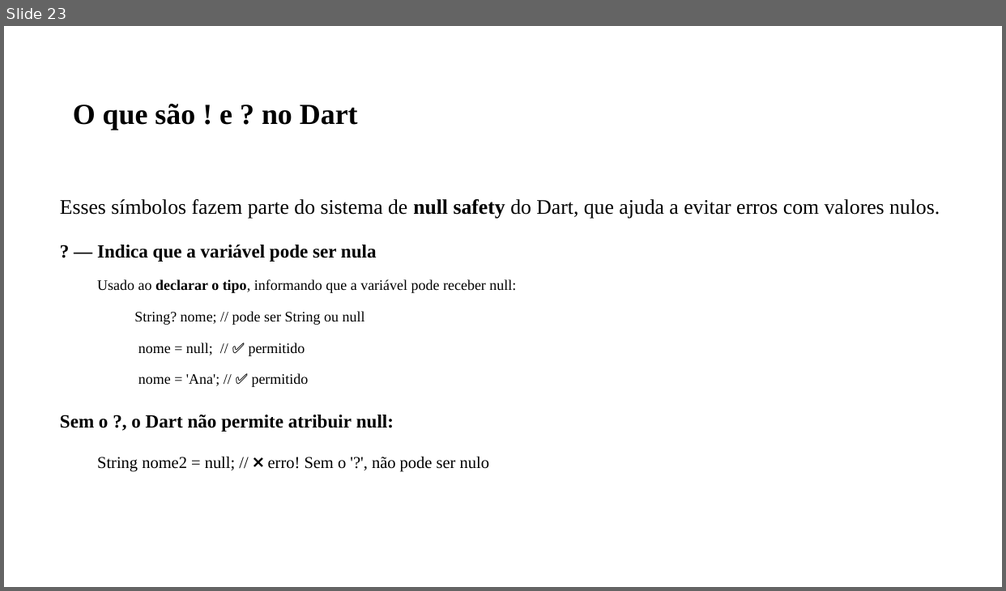
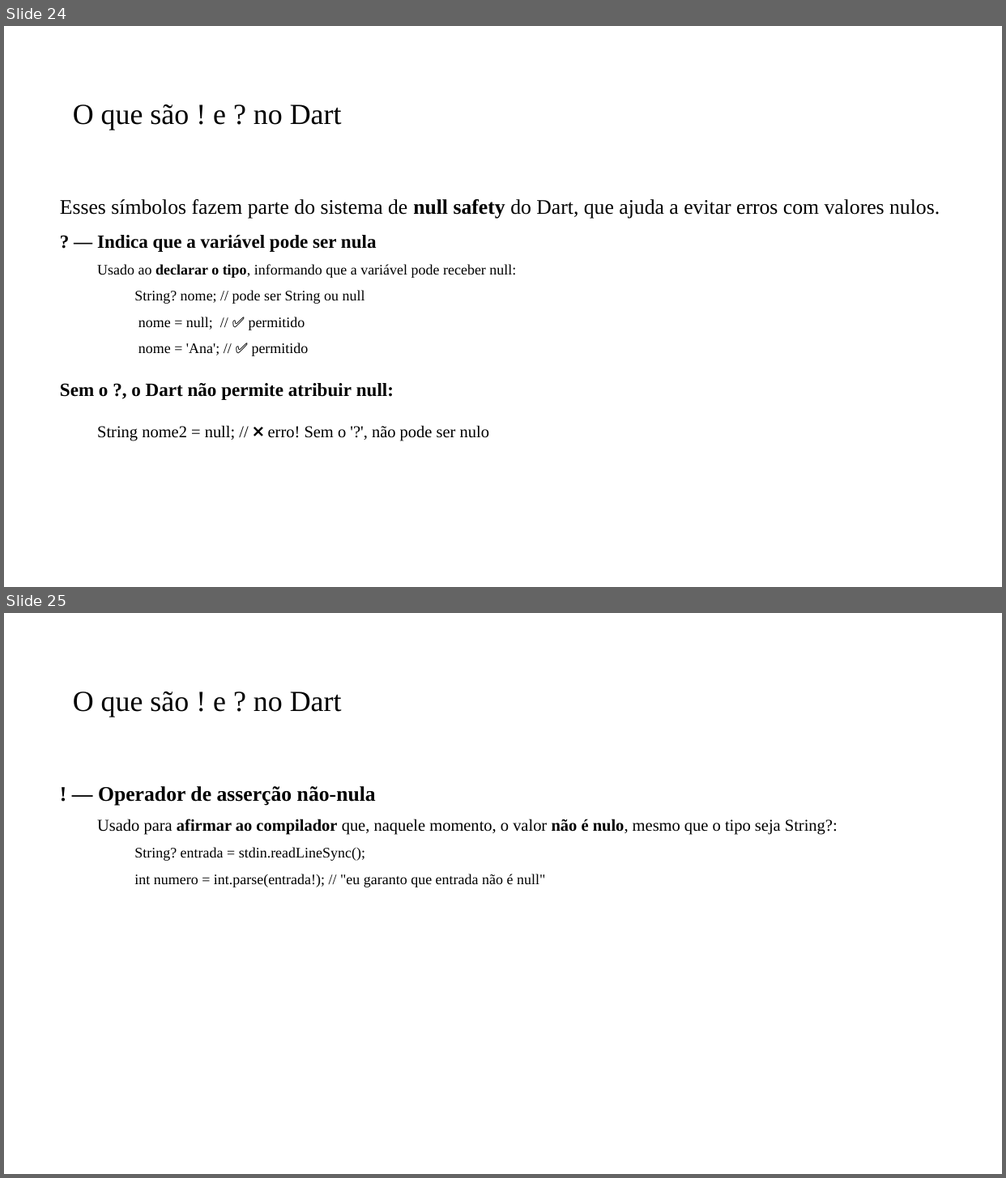
Before and after one commit to PedroMiho/UMC, a slide deck: Desenvolvimento de Aplicações/Pedro/Aula 01 - Criando Projeto Dart/Aula Inaugural.pptx. Shown one above the other, each under a label of ours: slide 23 before the commit, slides 24 and 25 after it. The pictures are 1006x591 and 1006x1178 pixels, drawn with LibreOffice and Linux fonts; fonts in the diff are those of the drawing; background and template pictures are left out. Boxes give left, top, right and bottom in pixels: in the first picture for what was removed or moved away, otherwise in the second. Text is boxed around its words. In the diff, an @@ line names an element or a change of style, - is before the commit and + after.

```diff
--- a/Desenvolvimento de Aplicações/Pedro/Aula 01 - Criando Projeto Dart/Aula Inaugural.pptx
+++ b/Desenvolvimento de Aplicações/Pedro/Aula 01 - Criando Projeto Dart/Aula Inaugural.pptx
@@ slide 25 added at [4, 613, 1002, 1174], background #FFFFFF @@
@@ title added at [73, 691, 342, 717], 28 pt, text #000000 @@
+O que são ! e ? no Dart
@@ text added at [97, 786, 837, 888], 14 pt, text #000000 @@
+! — Operador de asserção não-nula
+  Usado para afirmar ao compilador que, naquele momento, o valor não é nulo, mesmo que o tipo seja String?:
+    String? entrada = stdin.readLineSync();
+    int numero = int.parse(entrada!); // "eu garanto que entrada não é null"
@@ what was slide 23 is now slide 24 @@
@@ slide 24 changed as well @@
@@ title "O que são ! e ..." at [73, 104, 342, 130]: bold off @@
@@ text at [60, 199, 940, 356]: less space between paragraphs @@
```
Also in this commit, not shown: 19 other slides changed, 5 other slides added, 1 other file.
